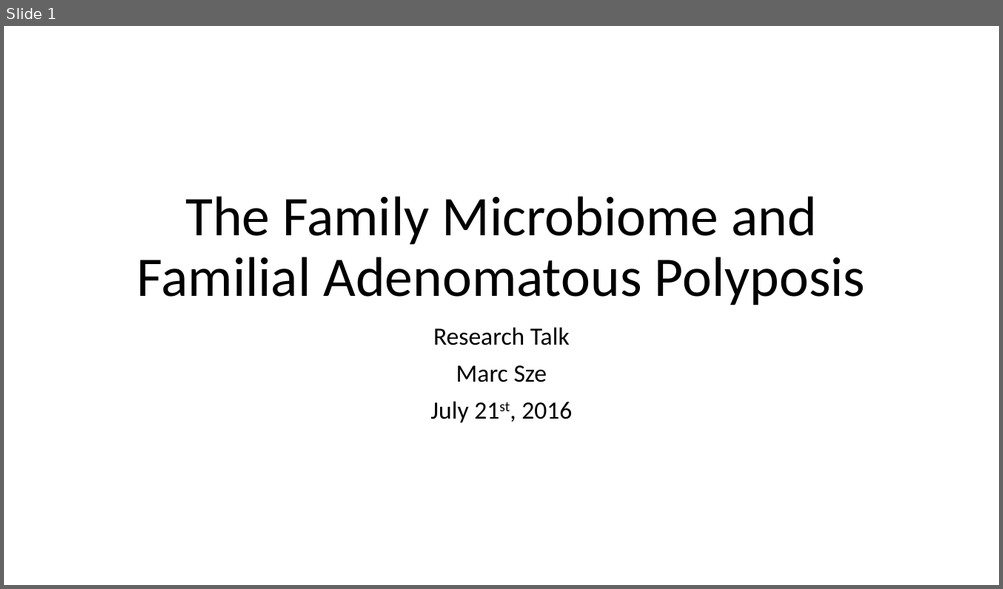
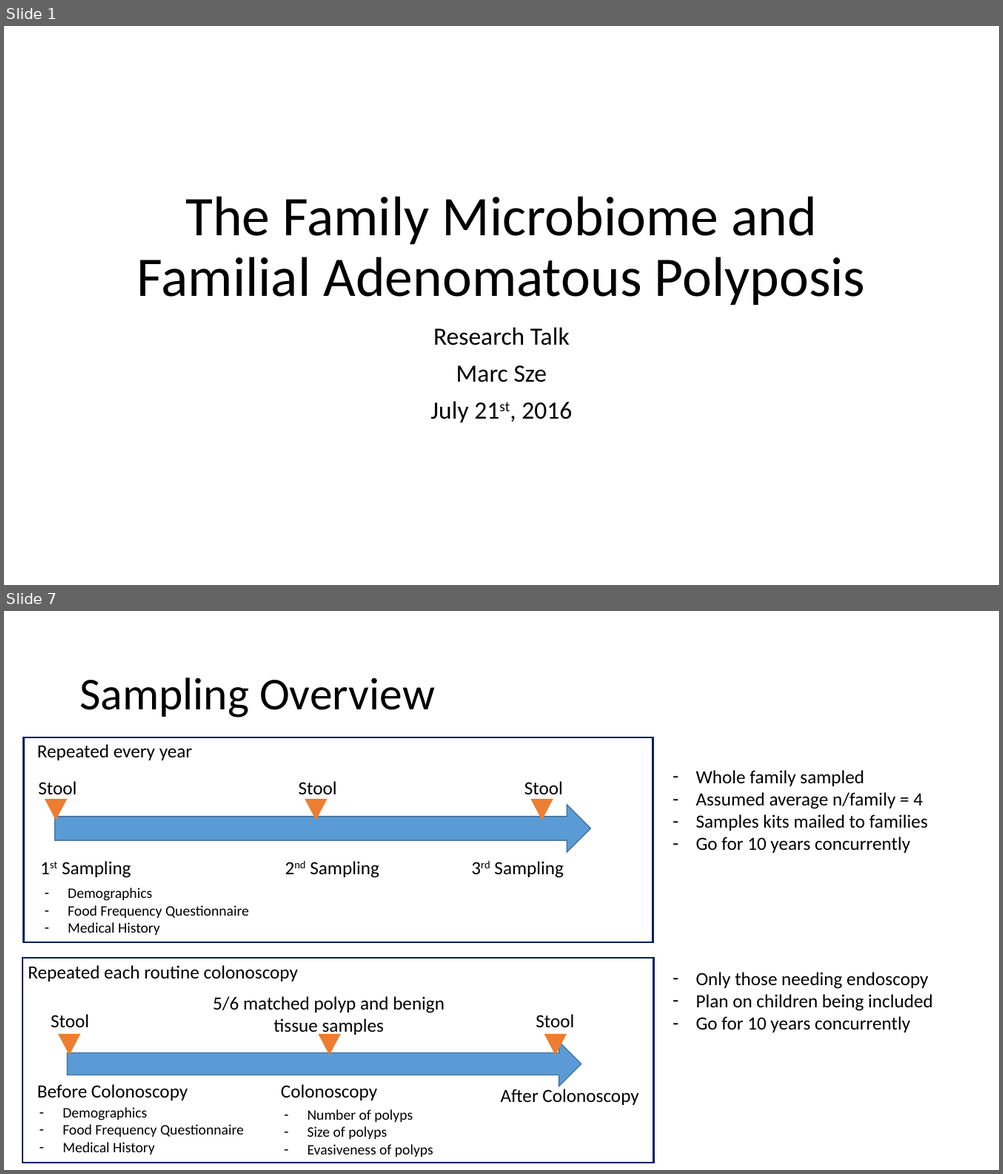
Before and after one commit to marcsze/SchlossLabPresentations, a slide deck: 2016_07_21/ResearchTalkPresentation.pptx. Shown one above the other, each under a label of ours: slide 1 before the commit, slides 1 and 7 after it; the slides between them are not shown. The pictures are 1003x589 and 1003x1174 pixels, drawn with LibreOffice and Linux fonts; fonts in the diff are those of the drawing. Boxes give left, top, right and bottom in pixels: in the first picture for what was removed or moved away, otherwise in the second. Text is boxed around its words. In the diff, an @@ line names an element or a change of style, - is before the commit and + after.

```diff
--- a/2016_07_21/ResearchTalkPresentation.pptx
+++ b/2016_07_21/ResearchTalkPresentation.pptx
@@ slide 7 added at box(4, 611, 999, 1170), background #FFFFFF @@
@@ title added at box(79, 678, 435, 718), 44 pt, text #000000 @@
+Sampling Overview
@@ rectangle added at box(23, 737, 652, 943), outline #002060 1.75 pt @@
@@ text added at box(37, 744, 192, 760), 18 pt, text #000000 @@
+Repeated every year
@@ text added at box(38, 781, 77, 800), 18 pt, text #000000 @@
+Stool
@@ text added at box(299, 781, 337, 800), 18 pt, text #000000 @@
+Stool
@@ text added at box(524, 781, 563, 800), 18 pt, text #000000 @@
+Stool
@@ text added at box(696, 770, 928, 853), 18 pt, text #000000 @@
+– Whole family sampled
+– Assumed average n/family = 4
+– Samples kits mailed to families
+– Go for 10 years concurrently
@@ triangle added at box(45, 800, 67, 819), fill #ED7D31, outline #ED7D31 1 pt @@
@@ right arrow added at box(55, 805, 590, 853), fill #5B9BD5, outline #43739E 1 pt @@
@@ triangle added at box(305, 800, 327, 819), fill #ED7D31, outline #ED7D31 1 pt @@
@@ triangle added at box(532, 800, 552, 819), fill #ED7D31, outline #ED7D31 1 pt @@
@@ text added at box(62, 861, 131, 878), 18 pt, text #000000 @@
+1st Sampling
@@ text added at box(310, 861, 379, 878), 18 pt, text #000000 @@
+2nd Sampling
@@ text added at box(494, 861, 563, 878), 18 pt, text #000000 @@
+3rd Sampling
@@ text added at box(68, 888, 249, 935), 14 pt, text #000000 @@
+– Demographics
+– Food Frequency Questionnaire
+– Medical History
@@ rectangle added at box(22, 958, 654, 1163), outline #002060 1.75 pt @@
@@ text added at box(28, 965, 298, 982), 18 pt, text #000000 @@
+Repeated each routine colonoscopy
@@ text added at box(696, 972, 933, 1033), 18 pt, text #000000 @@
+– Only those needing endoscopy
+– Plan on children being included
+– Go for 10 years concurrently
@@ text added at box(213, 997, 444, 1037), 18 pt, text #000000 @@
+5/6 matched polyp and benign
+tissue samples
@@ text added at box(51, 1014, 89, 1028), 18 pt, text #000000 @@
+Stool
@@ text added at box(535, 1014, 574, 1028), 18 pt, text #000000 @@
+Stool
@@ triangle added at box(60, 1035, 80, 1054), fill #ED7D31, outline #ED7D31 1 pt @@
@@ right arrow added at box(68, 1042, 581, 1087), fill #5B9BD5, outline #43739E 1 pt @@
@@ triangle added at box(318, 1035, 340, 1054), fill #ED7D31, outline #ED7D31 1 pt @@
@@ triangle added at box(545, 1035, 566, 1054), fill #ED7D31, outline #ED7D31 1 pt @@
@@ text added at box(37, 1085, 188, 1101), 18 pt, text #000000 @@
+Before Colonoscopy
@@ text added at box(281, 1085, 377, 1101), 18 pt, text #000000 @@
+Colonoscopy
@@ text added at box(501, 1087, 638, 1105), 18 pt, text #000000 @@
+After Colonoscopy
@@ text added at box(62, 1108, 244, 1155), 14 pt, text #000000 @@
+– Demographics
+– Food Frequency Questionnaire
+– Medical History
@@ text added at box(307, 1110, 433, 1157), 14 pt, text #000000 @@
+– Number of polyps
+– Size of polyps
+– Evasiveness of polyps
```
Also in this commit, not shown: 1 slide changed, 12 other slides added, 1 other file.
